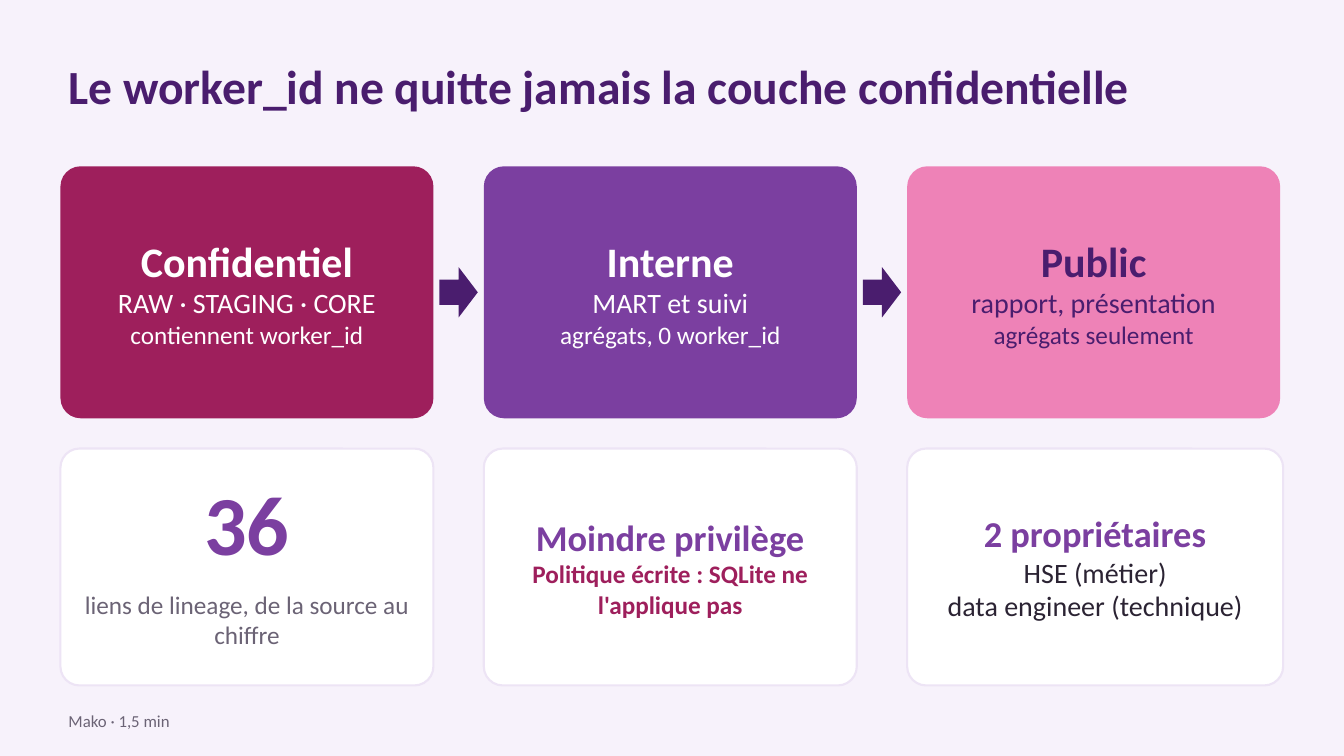
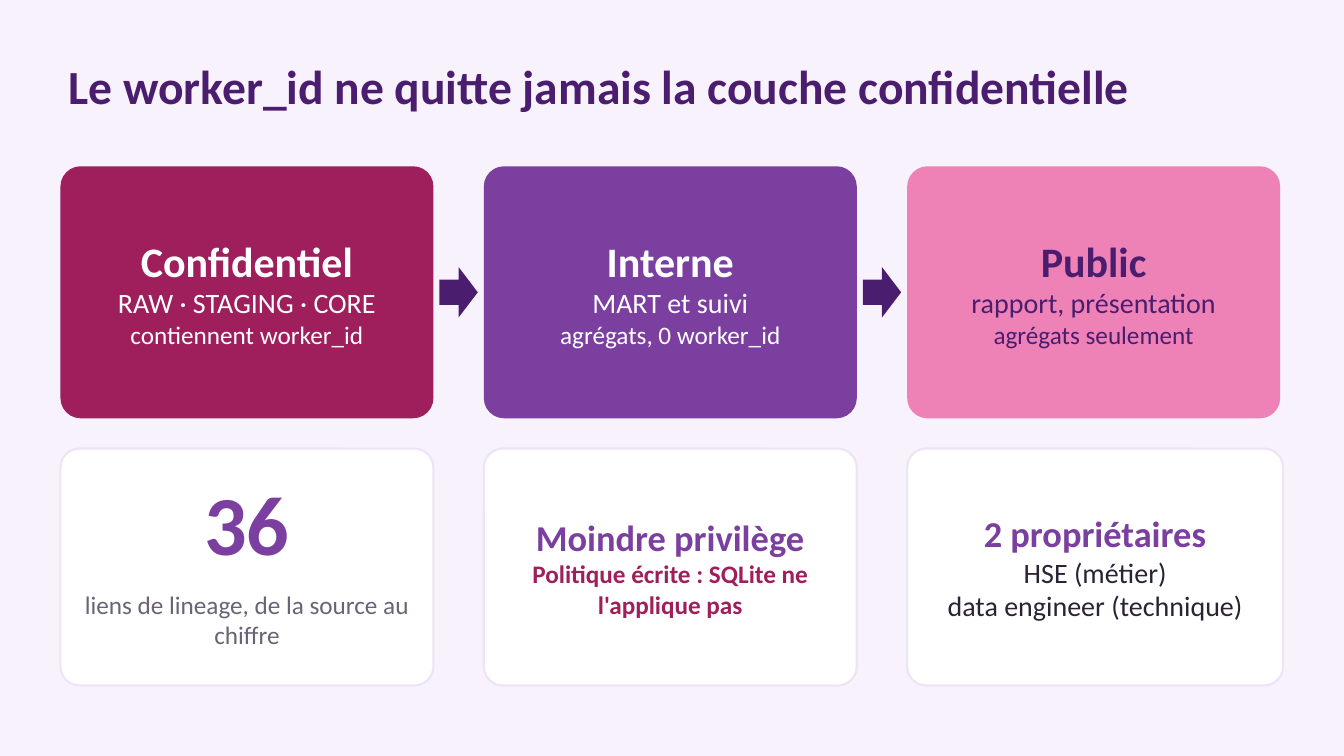
Before and after one commit to fatouu50/Port-Safety-Incident-Analytics-M2-IAMD-Gestion-des-Donn-es-Massives-, a slide deck: slide 10 of 09_PRESENTATION/presentation_projet11.pptx (slide 8 before the commit). Drawn at 1344x756 pixels with LibreOffice and Linux fonts; fonts in the diff are those of the drawing. Boxes give left, top, right and bottom in pixels: in the first picture for what was removed or moved away, otherwise in the second. Text is boxed around its words. In the diff, an @@ line names an element or a change of style, - is before the commit and + after.

```diff
--- a/09_PRESENTATION/presentation_projet11.pptx
+++ b/09_PRESENTATION/presentation_projet11.pptx
@@ text removed at <box>68,715,170,729</box> @@
-Mako · 1,5 min
```
Also in this commit, not shown: 9 other slides changed, 1 slide added, 1 slide removed.
